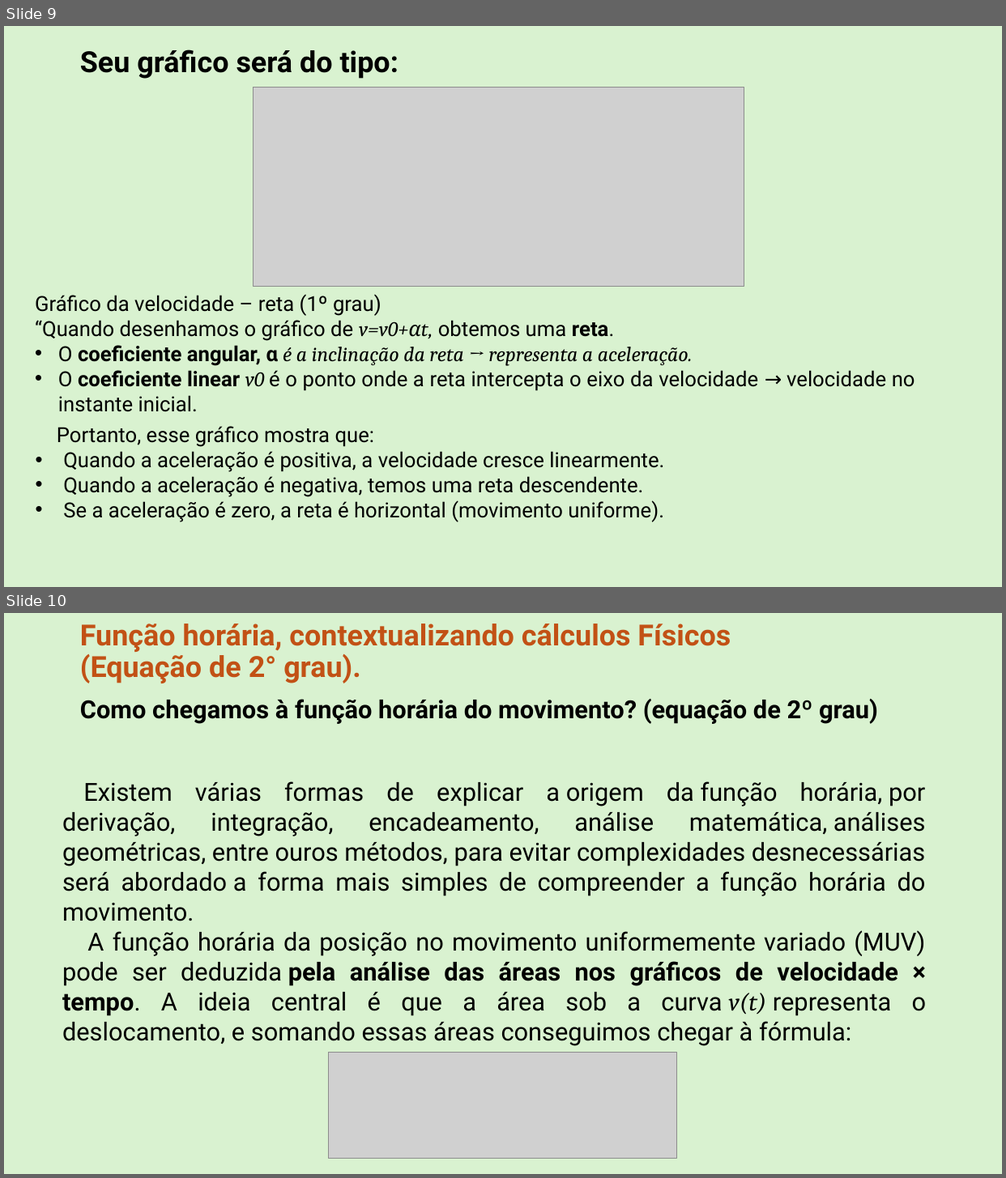
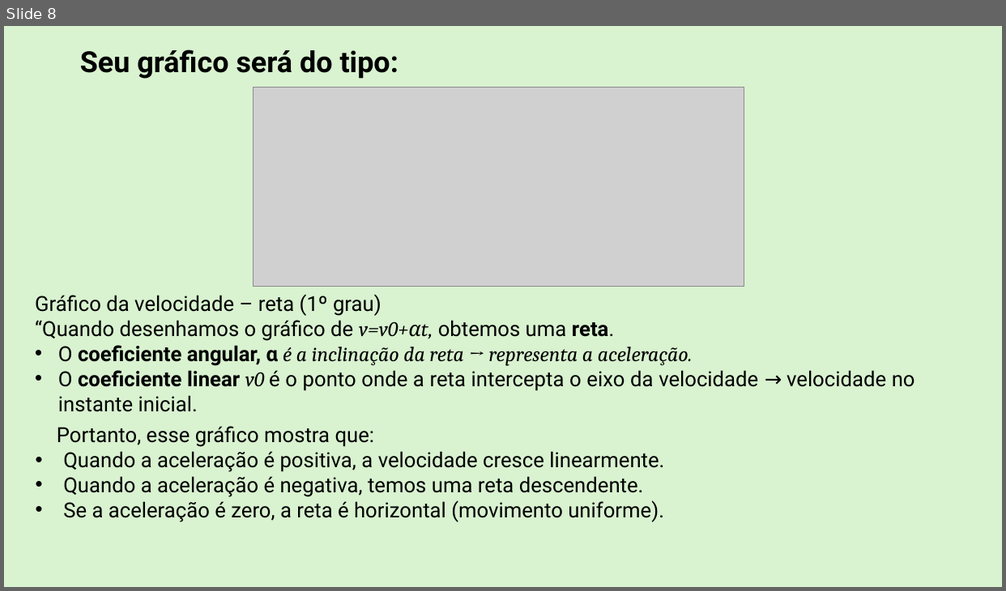
Before and after one commit to Rafael-Silva-Natal/IFRN_apresentacoes, a slide deck: Downloads/Matematica Fundamental.pptx. Shown one above the other, each under a label of ours: slides 9 and 10 before the commit, slide 8 after it. The pictures are 1006x1178 and 1006x591 pixels, drawn with LibreOffice and Linux fonts; fonts in the diff are those of the drawing; grey boxes stand for pictures. Boxes give left, top, right and bottom in pixels: in the first picture for what was removed or moved away, otherwise in the second. Text is boxed around its words. In the diff, an @@ line names an element or a change of style, - is before the commit and + after.

```diff
--- a/Downloads/Matematica Fundamental.pptx
+++ b/Downloads/Matematica Fundamental.pptx
@@ slide 10 removed at box(4, 613, 1002, 1174), background #D9F2D0 @@
@@ title removed at box(80, 624, 731, 683) @@
-Função horária, contextualizando cálculos Físicos
-(Equação de 2° grau).
@@ text removed at box(80, 699, 878, 724) @@
-Como chegamos à função horária do movimento? (equação de 2º grau)
@@ text removed at box(62, 781, 927, 1046) @@
-Existem várias formas de explicar a origem da função horária, por derivação, integração, encadeamento, análise matemática, análises geométricas, entre ouros métodos, para evitar complexidades desnecessárias será abordado a forma mais simples de compreender a função horária do movimento.
-A função horária da posição no movimento uniformemente variado (MUV) pode ser deduzida pela análise das áreas nos gráficos de velocidade × tempo. A ideia central é que a área sob a curva v(t) representa o deslocamento, e somando essas áreas conseguimos chegar à fórmula:
@@ picture removed at box(328, 1053, 677, 1159) @@
@@ what was slide 9 is now slide 8 @@
```
Also in this commit, not shown: 5 slides changed, 3 slides added, 13 other slides removed, 2 other files.
